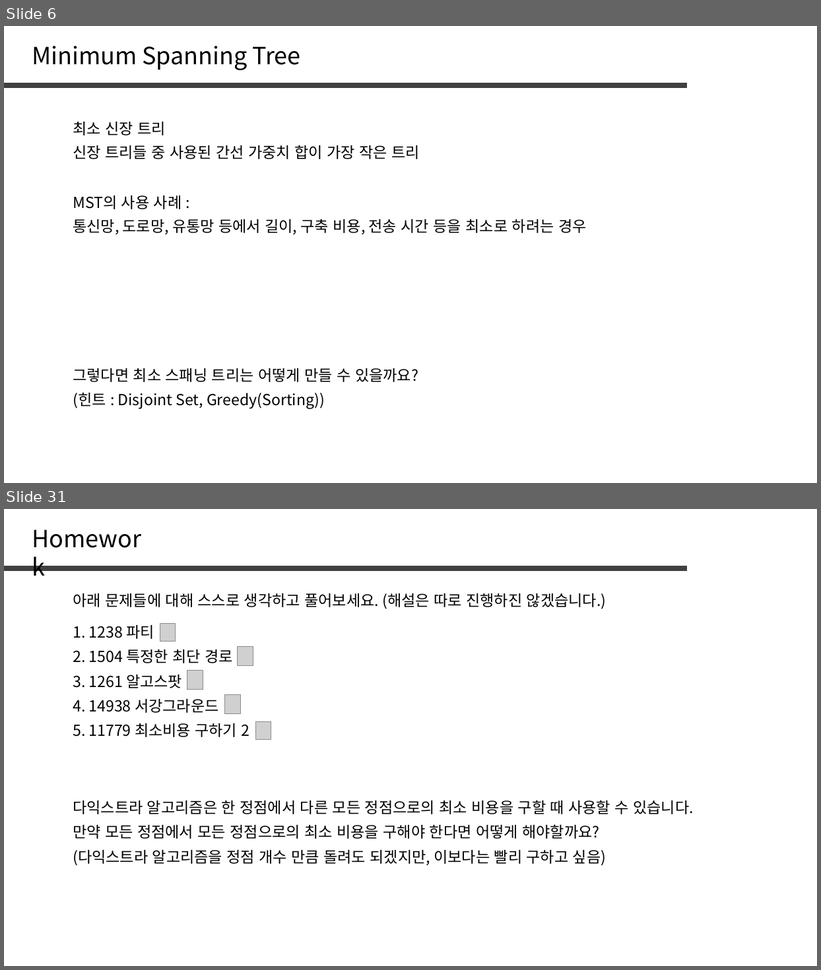
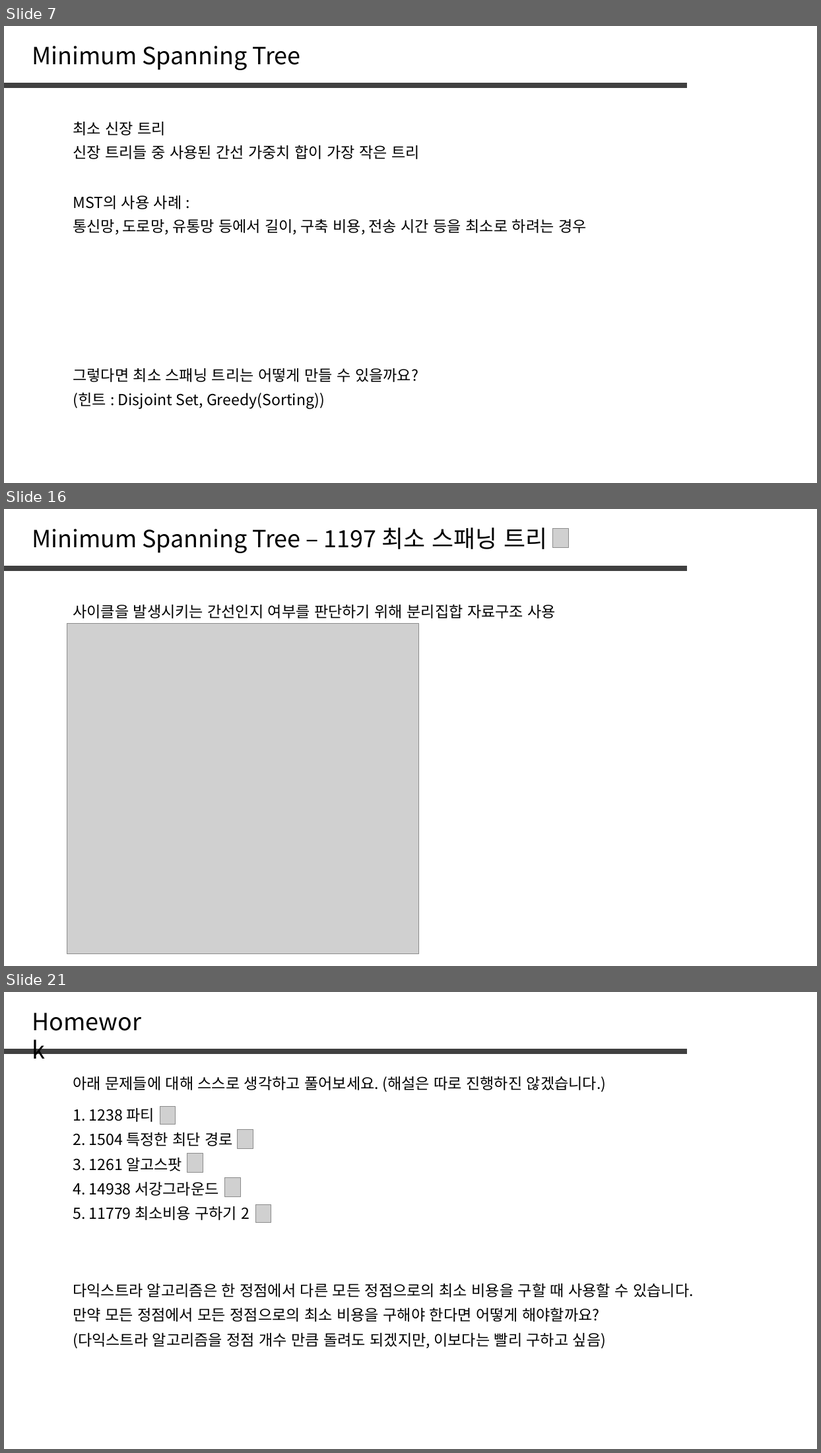
Before and after one commit to jaehoo1/PS-study, a slide deck: study/14_Minimum Spanning Tree, Kruskal.pptx. Shown one above the other, each under a label of ours: slides 6 and 31 before the commit, slides 7, 16 and 21 after it; the slides between them are not shown. The pictures are 821x970 and 821x1453 pixels, drawn with LibreOffice and Linux fonts; fonts in the diff are those of the drawing; grey boxes stand for pictures. Boxes give left, top, right and bottom in pixels: in the first picture for what was removed or moved away, otherwise in the second. Text is boxed around its words. In the diff, an @@ line names an element or a change of style, - is before the commit and + after.

```diff
--- a/study/14_Minimum Spanning Tree, Kruskal.pptx
+++ b/study/14_Minimum Spanning Tree, Kruskal.pptx
@@ slide 16 added at bbox=[4, 509, 817, 966], background #FFFFFF @@
@@ text added at bbox=[32, 527, 548, 553], 28 pt, text #000000 @@
+Minimum Spanning Tree – 1197 최소 스패닝 트리
@@ picture added at bbox=[553, 529, 569, 547] @@
@@ line added from (4, 568) to (687, 568), #404040 6 pt @@
@@ text added at bbox=[73, 604, 556, 619], 18 pt, text #000000 @@
+사이클을 발생시키는 간선인지 여부를 판단하기 위해 분리집합 자료구조 사용
@@ picture added at bbox=[67, 624, 418, 955] @@
@@ what was slide 6 is now slide 7 @@
@@ what was slide 31 is now slide 21 @@
```
Also in this commit, not shown: 2 slides changed, 11 other slides added, 22 slides removed.
